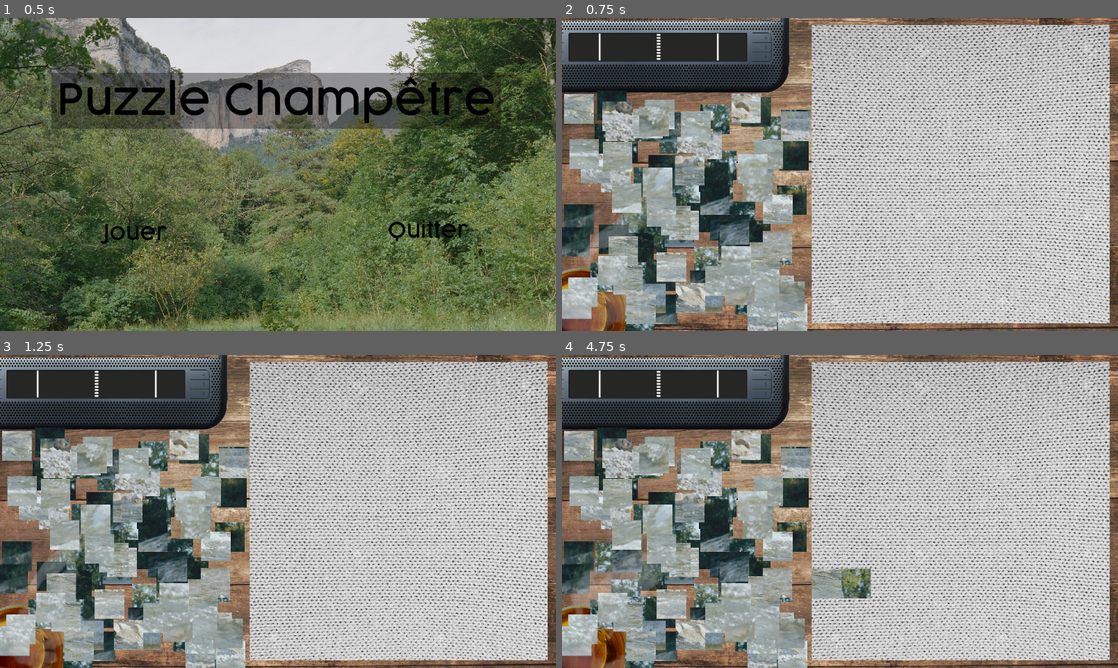
Above: before the commit, frames 1-4 (two rows, left to right).
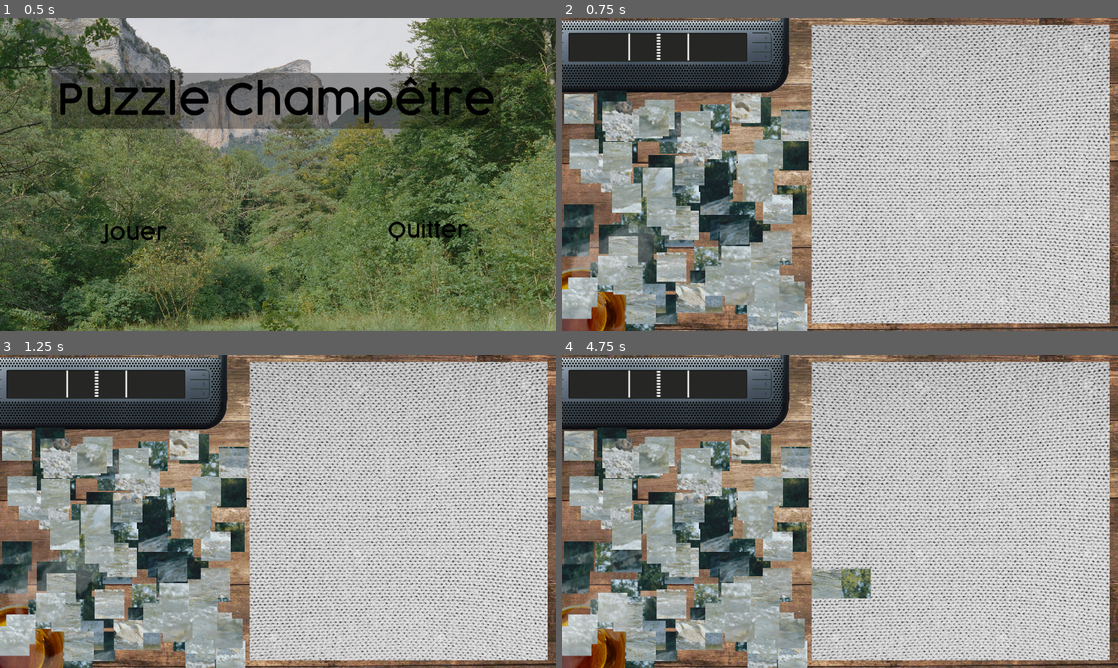
Above: after the commit, the same moments.

Repository: Ant0yne/rythmeNatureSatisfaction
Game: Godot game, scene res://Scenes/Menu.tscn
The game is run twice, just before and just after one commit, with the same random seed, the same clock (stepped at 60 frames per second) and the same inputs. The engine's default icon, where the game draws it, is replaced by a stand-in: a white triangle on a blue panel in a dark square. Sound files missing from this copy of the repository are replaced by a short silence.
Inputs (mouse positions are in pixels of both pictures, inside the frame that each line leads up to):
- Up to frame 1 (0.5 s): no input
- Up to frame 2 (0.75 s): click (695, 233) at 0.5 s
- Up to frame 3 (1.25 s): no input
- Up to frame 4 (4.75 s): drag from (673, 477) to (628, 558) at 1.27 s; drag from (628, 574) to (812, 574) at 2.02 s; move the mouse to (762, 589) at 2.77 s; click (762, 589) at 2.92 s; drag from (628, 574) to (845, 583) at 3.52 s; drag from (778, 467) to (612, 558) at 4.27 s

Frame 1 is identical in both runs. In frame 2, 2.0% of the frame differs, in the area x 0-29%, y 4-100%; in frame 3, 1.9%; in frame 4, 2.1%, in the area x 0-37%, y 4-100%.

Commit message:
detecte fin + début fix superposition bug

Diff:
--- a/Scenes/Piece.tscn
+++ b/Scenes/Piece.tscn
@@ -17,6 +17,8 @@
 
 [sub_resource type="RectangleShape2D" id=5]
 extents = Vector2( 34.1435, 3.10535 )
+
+[sub_resource type="RectangleShape2D" id=6]
 
 [node name="Piece" type="KinematicBody2D"]
 input_pickable = true
@@ -89,8 +91,24 @@
 texture = ExtResource( 2 )
 vframes = 10
 hframes = 10
+
+[node name="Superposition" type="Area2D" parent="."]
+collision_layer = 0
+collision_mask = 16
+
+[node name="CollisionShape2D" type="CollisionShape2D" parent="Superposition"]
+shape = SubResource( 6 )
+
+[node name="SuperpositionRecu" type="Area2D" parent="."]
+collision_layer = 16
+collision_mask = 0
+
+[node name="CollisionShape2D" type="CollisionShape2D" parent="SuperpositionRecu"]
+shape = SubResource( 6 )
 [connection signal="input_event" from="." to="." method="_on_KinematicBody2D_input_event"]
 [connection signal="area_entered" from="Haut" to="." method="_on_Haut_area_entered"]
 [connection signal="area_entered" from="Droite" to="." method="_on_Droite_area_entered"]
 [connection signal="area_entered" from="Gauche" to="." method="_on_Gauche_area_entered"]
 [connection signal="area_entered" from="Bas" to="." method="_on_Bas_area_entered"]
+[connection signal="area_entered" from="Superposition" to="." method="_on_Superposition_area_entered"]
+[connection signal="area_exited" from="Superposition" to="." method="_on_Superposition_area_exited"]
--- a/Scenes/Puzzle.tscn
+++ b/Scenes/Puzzle.tscn
@@ -76,7 +76,8 @@
 [ext_resource path="res://Assets Sonore/SD/Bruit Piece/Bruit Piece_5.wav" type="AudioStream" id=74]
 [ext_resource path="res://Assets Sonore/SD/Son Fond/Mer+Vent+CigalesV1.ogg" type="AudioStream" id=75]
 [ext_resource path="res://Assets Sonore/SD/Bruit Piece/Bruit Piece_2.wav" type="AudioStream" id=76]
-[ext_resource path="res://Scenes/Puzzle.gd" type="Script" id=77]
+[ext_resource path="res://Scrips/Puzzle.gd" type="Script" id=77]
+[ext_resource path="res://Scrips/Fumee.gd" type="Script" id=78]
 
 [sub_resource type="SpriteFrames" id=1]
 animations = [ {
@@ -117,13 +118,14 @@
 position = Vector2( 143.732, 627.116 )
 scale = Vector2( 0.714216, 0.714216 )
 frames = SubResource( 2 )
-frame = 33
+frame = 17
 playing = true
 flip_h = true
+script = ExtResource( 78 )
 
 [node name="Regle" type="Sprite" parent="."]
 visible = false
-position = Vector2( 1261, 702 )
+position = Vector2( 603.237, 44.2373 )
 scale = Vector2( 8.15375, 7.73378 )
 texture = ExtResource( 67 )
 vframes = 10
@@ -134,6 +136,7 @@
 position = Vector2( 222.2, 66.7968 )
 scale = Vector2( 1, 0.989417 )
 frames = SubResource( 3 )
+frame = 2
 playing = true
 
 [node name="RanSoundContainer" type="Node" parent="."]
--- a/Scrips/CreationPieces.gd
+++ b/Scrips/CreationPieces.gd
@@ -12,10 +12,12 @@
 var limite_zone_pop_x = int(540)
 var limite_zone_pop_y = int(700)
 
+var max_piece = 100
+
 func _ready():
 	_random_position()
 	frame_compteur.frame_compteur = 0
-	while self.get_child_count() < 100:
+	while self.get_child_count() < max_piece:
 		piece = Piece.instance()
 		piece.global_position = position_creation
 		add_child(piece)
--- /dev/null
+++ b/Scrips/Fumee.gd
@@ -0,0 +1,24 @@
+extends AnimatedSprite
+
+var compteur = int(0)
+var fumee_visible = bool(true)
+var max_alpha = 0.29
+var max_compteur = 600
+var min_compteur = 360
+
+func _ready():
+	fumee_visible = true
+	self.modulate.a = max_alpha
+
+func _process(delta):
+	compteur += 1
+	if compteur > rand_range(min_compteur, max_compteur) and fumee_visible == true :
+		self.modulate.a -= 0.001
+		if self.modulate.a <= 0:
+			compteur = 0
+			fumee_visible = false
+	if compteur > max_compteur and fumee_visible == false :
+		self.modulate.a += 0.001
+		if self.modulate.a >= max_alpha :
+			compteur = 0
+			fumee_visible = true
--- /dev/null
+++ b/Scrips/Listes.gd
@@ -0,0 +1,220 @@
+extends Node
+
+var premiere_position = Vector2(609,50)
+var nbre_bonne_position = int(0)
+var puzzle_fini = int(100)
+
+var liste_piece = [
+'Piece',
+'@Piece@2',
+'@Piece@3',
+'@Piece@4',
+'@Piece@5',
+'@Piece@6',
+'@Piece@7',
+'@Piece@8',
+'@Piece@9',
+'@Piece@10',
+'@Piece@11',
+'@Piece@12',
+'@Piece@13',
+'@Piece@14',
+'@Piece@15',
+'@Piece@16',
+'@Piece@17',
+'@Piece@18',
+'@Piece@19',
+'@Piece@20',
+'@Piece@21',
+'@Piece@22',
+'@Piece@23',
+'@Piece@24',
+'@Piece@25',
+'@Piece@26',
+'@Piece@27',
+'@Piece@28',
+'@Piece@29',
+'@Piece@30',
+'@Piece@31',
+'@Piece@32',
+'@Piece@33',
+'@Piece@34',
+'@Piece@35',
+'@Piece@36',
+'@Piece@37',
+'@Piece@38',
+'@Piece@39',
+'@Piece@40',
+'@Piece@41',
+'@Piece@42',
+'@Piece@43',
+'@Piece@44',
+'@Piece@45',
+'@Piece@46',
+'@Piece@47',
+'@Piece@48',
+'@Piece@49',
+'@Piece@50',
+'@Piece@51',
+'@Piece@52',
+'@Piece@53',
+'@Piece@54',
+'@Piece@55',
+'@Piece@56',
+'@Piece@57',
+'@Piece@58',
+'@Piece@59',
+'@Piece@60',
+'@Piece@61',
+'@Piece@62',
+'@Piece@63',
+'@Piece@64',
+'@Piece@65',
+'@Piece@66',
+'@Piece@67',
+'@Piece@68',
+'@Piece@69',
+'@Piece@70',
+'@Piece@71',
+'@Piece@72',
+'@Piece@73',
+'@Piece@74',
+'@Piece@75',
+'@Piece@76',
+'@Piece@77',
+'@Piece@78',
+'@Piece@79',
+'@Piece@80',
+'@Piece@81',
+'@Piece@82',
+'@Piece@83',
+'@Piece@84',
+'@Piece@85',
+'@Piece@86',
+'@Piece@87',
+'@Piece@88',
+'@Piece@89',
+'@Piece@90',
+'@Piece@91',
+'@Piece@92',
+'@Piece@93',
+'@Piece@94',
+'@Piece@95',
+'@Piece@96',
+'@Piece@97',
+'@Piece@98',
+'@Piece@99',
+'@Piece@100',
+]
+
+var liste_positons = [
+Vector2(609,50),
+Vector2(677,50),
+Vector2(745,50),
+Vector2(813,50),
+Vector2(881,50),
+Vector2(949,50),
+Vector2(1017,50),
+Vector2(1085,50),
+Vector2(1153,50),
+Vector2(1221,50),
+
+Vector2(609,118),
+Vector2(677,118),
+Vector2(745,118),
+Vector2(813,118),
+Vector2(881,118),
+Vector2(949,118),
+Vector2(1017,118),
+Vector2(1085,118),
+Vector2(1153,118),
+Vector2(1221,118),
+
+Vector2(609,186),
+Vector2(677,186),
+Vector2(745,186),
+Vector2(813,186),
+Vector2(881,186),
+Vector2(949,186),
+Vector2(1017,186),
+Vector2(1085,186),
+Vector2(1153,186),
+Vector2(1221,186),
+
+Vector2(609,254),
+Vector2(677,254),
+Vector2(745,254),
+Vector2(813,254),
+Vector2(881,254),
+Vector2(949,254),
+Vector2(1017,254),
+Vector2(1085,254),
+Vector2(1153,254),
+Vector2(1221,254),
+
+Vector2(609,322),
+Vector2(677,322),
+Vector2(745,322),
+Vector2(813,322),
+Vector2(881,322),
+Vector2(949,322),
+Vector2(1017,322),
+Vector2(1085,322),
+Vector2(1153,322),
+Vector2(1221,322),
+
+Vector2(609,390),
+Vector2(677,390),
+Vector2(745,390),
+Vector2(813,390),
+Vector2(881,390),
+Vector2(949,390),
+Vector2(1017,390),
+Vector2(1085,390),
+Vector2(1153,390),
+Vector2(1221,390),
+
+Vector2(609,458),
+Vector2(677,458),
+Vector2(745,458),
+Vector2(813,458),
+Vector2(881,458),
+Vector2(949,458),
+Vector2(1017,458),
+Vector2(1085,458),
+Vector2(1153,458),
+Vector2(1221,458),
+
+Vector2(609,526),
+Vector2(677,526),
+Vector2(745,526),
+Vector2(813,526),
+Vector2(881,526),
+Vector2(949,526),
+Vector2(1017,526),
+Vector2(1085,526),
+Vector2(1153,526),
+Vector2(1221,526),
+
+Vector2(609,594),
+Vector2(677,594),
+Vector2(745,594),
+Vector2(813,594),
+Vector2(881,594),
+Vector2(949,594),
+Vector2(1017,594),
+Vector2(1085,594),
+Vector2(1153,594),
+Vector2(1221,594),
+
+Vector2(609,662),
+Vector2(677,662),
+Vector2(745,662),
+Vector2(813,662),
+Vector2(881,662),
+Vector2(949,662),
+Vector2(1017,662),
+Vector2(1085,662),
+Vector2(1153,662),
+Vector2(1221,662),
+]
--- a/Scrips/Pieces.gd
+++ b/Scrips/Pieces.gd
@@ -6,16 +6,16 @@
 onready var area_2d_coll_droite = get_node("Droite/CollisionShape2D")
 onready var sprite = get_node("Sprite")
 onready var frame_compteur = FrameCompteur
+onready var listes = Listes
 
-var liste_piece = ["Piece", "Piece1", "Piece2", "Piece3", "Piece4", "Piece5", "Piece6", "Piece7", "Piece8", "Piece9", "Piece10", "Piece11", "Piece12"]
-var index_piece_bas = int(10)
-var index_piece_haut = int(10)
-var index_piece_droite = int(1)
-var index_piece_gauche = int(1)
-var piece_bas = bool(false)
-var piece_haut = bool(false)
-var piece_droite = bool(false)
-var piece_gauche = bool(false)
+#var index_piece_bas = int(10)
+#var index_piece_haut = int(10)
+#var index_piece_droite = int(1)
+#var index_piece_gauche = int(1)
+#var piece_bas = bool(false)
+#var piece_haut = bool(false)
+#var piece_droite = bool(false)
+#var piece_gauche = bool(false)
 
 var dragging = bool(false)
 var origine_espace_puzzle_x = int(575)
@@ -29,6 +29,8 @@
 var origine_zone_pop_y = int(200)
 var limite_zone_pop_x = int(540)
 var limite_zone_pop_y = int(700)
+var en_bonne_position = bool(false)
+var superposition
 
 signal dragsignal;
 
@@ -39,6 +41,7 @@
 	area_2d_coll_gauche.disabled = true
 	area_2d_coll_droite.disabled = true
 	sprite.frame = frame_compteur.frame_compteur
+	en_bonne_position = false
 
 func _process(delta):
 #	var enfant = get_node("B2")
@@ -54,93 +57,119 @@
 func _on_KinematicBody2D_input_event(viewport, event, shape_idx):
 	if event is InputEventMouseButton:
 		if event.button_index == BUTTON_LEFT and event.pressed :
-			area_2d_coll_haut.disabled = false
-			area_2d_coll_bas.disabled = false
-			area_2d_coll_gauche.disabled = false
-			area_2d_coll_droite.disabled = false
+#			area_2d_coll_haut.disabled = false
+#			area_2d_coll_bas.disabled = false
+#			area_2d_coll_gauche.disabled = false
+#			area_2d_coll_droite.disabled = false
 			emit_signal("dragsignal")
 		elif event.button_index == BUTTON_LEFT and !event.pressed:
+			if superposition == true :
+				self.position.x -= rayon_piece
 			if self.position.x >= origine_espace_puzzle_x and self.position.x <= limite_espace_puzzle_x and self.position.y >= origine_espace_puzzle_y and self.position.y <= limite_espace_puzzle_y:
-				if piece_bas == false:
+#				if piece_bas == false:
 					frame_compteur.son_piece_pose = true
 					emit_signal("dragsignal")
-					area_2d_coll_haut.disabled = true
-					area_2d_coll_bas.disabled = true
-					area_2d_coll_gauche.disabled = true
-					area_2d_coll_droite.disabled = true
+#					area_2d_coll_haut.disabled = true
+#					area_2d_coll_bas.disabled = true
+#					area_2d_coll_gauche.disabled = true
+#					area_2d_coll_droite.disabled = true
 					var position_x = (self.position.x - origine_espace_puzzle_x)/taille_piece
 					var position_x_tronque = int(position_x)
 					self.position.x = (position_x_tronque*taille_piece)+rayon_piece + origine_espace_puzzle_x
 					var position_y = (self.position.y - origine_espace_puzzle_y)/taille_piece
 					var position_y_tronque = int(position_y)
 					self.position.y = (position_y_tronque*taille_piece)+rayon_piece + origine_espace_puzzle_y
-				if piece_bas == true :
-					frame_compteur.son_piece_pose = true
-					emit_signal("dragsignal")
-					area_2d_coll_haut.disabled = true
-					area_2d_coll_bas.disabled = true
-					area_2d_coll_gauche.disabled = true
-					area_2d_coll_droite.disabled = true
-					self.position.x = position_piece_cible.x
-					self.position.y = position_piece_cible.y - 68
-					piece_bas = false
+					_check_position_finale()
+#				if piece_bas == true :
+#					frame_compteur.son_piece_pose = true
+#					emit_signal("dragsignal")
+#					area_2d_coll_haut.disabled = true
+#					area_2d_coll_bas.disabled = true
+#					area_2d_coll_gauche.disabled = true
+#					area_2d_coll_droite.disabled = true
+#					self.position.x = position_piece_cible.x
+#					self.position.y = position_piece_cible.y - 68
+#					piece_bas = false
 			elif self.position.x > limite_espace_puzzle_x or self.position.y > limite_espace_puzzle_y or self.position.y < origine_espace_puzzle_y:
 				emit_signal("dragsignal")
-				area_2d_coll_haut.disabled = true
-				area_2d_coll_bas.disabled = true
-				area_2d_coll_gauche.disabled = true
-				area_2d_coll_droite.disabled = true
+#				area_2d_coll_haut.disabled = true
+#				area_2d_coll_bas.disabled = true
+#				area_2d_coll_gauche.disabled = true
+#				area_2d_coll_droite.disabled = true
 				self.position = Vector2(rand_range(origine_zone_pop_x, limite_zone_pop_x), rand_range(origine_zone_pop_y, limite_zone_pop_y))
 			else :
-				if piece_bas == false:
-					area_2d_coll_haut.disabled = true
-					area_2d_coll_bas.disabled = true
-					area_2d_coll_gauche.disabled = true
-					area_2d_coll_droite.disabled = true
+#				if piece_bas == false:
+#					area_2d_coll_haut.disabled = true
+#					area_2d_coll_bas.disabled = true
+#					area_2d_coll_gauche.disabled = true
+#					area_2d_coll_droite.disabled = true
 					emit_signal("dragsignal")
-				if piece_bas == true :
-					area_2d_coll_haut.disabled = true
-					area_2d_coll_bas.disabled = true
-					area_2d_coll_gauche.disabled = true
-					area_2d_coll_droite.disabled = true
-					emit_signal("dragsignal")
-					self.position.x = position_piece_cible.x
-					self.position.y = position_piece_cible.y - 68
-					piece_bas = false
+#				if piece_bas == true :
+#					area_2d_coll_haut.disabled = true
+#					area_2d_coll_bas.disabled = true
+#					area_2d_coll_gauche.disabled = true
+#					area_2d_coll_droite.disabled = true
+#					emit_signal("dragsignal")
+#					self.position.x = position_piece_cible.x
+#					self.position.y = position_piece_cible.y - 68
+#					piece_bas = false
 
+func _check_position_finale() :
+	var self_index_liste = int(listes.liste_piece.find(self.get_name(),0))
+	var self_index_position = int(listes.liste_positons.find(self.position, 0))
+	print("index piece : ", self_index_liste)
+	print("index position piece : ", self_index_position)
+	if self_index_liste == self_index_position and en_bonne_position == false :
+		listes.nbre_bonne_position +=1
+		en_bonne_position = true
+		print("nombre piece bien place :", listes.nbre_bonne_position)
+		print(en_bonne_position)
+	if self_index_liste != self_index_position and en_bonne_position == true :
+		listes.nbre_bonne_position -=1
+		en_bonne_position = false
+		print("nombre piece bien place :", listes.nbre_bonne_position)
+		print(en_bonne_position)
 
-func _on_Droite_area_entered(body):
-	if body != self:
-		var self_index_liste = int(liste_piece.find(self.get_name(), 0))
-		var piece_index_liste = int(liste_piece.find(body.get_parent().get_name(), 0))
-#		print("moi : ", self_index_liste, "l'autre : ", piece_index_liste)
-		if piece_index_liste == (self_index_liste + index_piece_droite) :
-			print("Collage à droite")
+func _on_Superposition_area_entered(area):
+	if area != self:
+		superposition = true
 
+func _on_Superposition_area_exited(area):
+	if area != self :
+		superposition = false
 
-func _on_Haut_area_entered(body):
-	if body != self:
-		var self_index_liste = int(liste_piece.find(self.get_name(), 0))
-		var piece_index_liste = int(liste_piece.find(body.get_parent().get_name(), 0))
-#		print("moi : ", self_index_liste, "l'autre : ", piece_index_liste)
-		if piece_index_liste == (self_index_liste - index_piece_haut) :
-			print("Collage en haut")
-
-
-func _on_Gauche_area_entered(body):
-	if body != self:
-		var self_index_liste = int(liste_piece.find(self.get_name(), 0))
-		var piece_index_liste = int(liste_piece.find(body.get_parent().get_name(), 0))
-#		print("moi : ", self_index_liste, "l'autre : ", piece_index_liste)
-		if piece_index_liste == (self_index_liste - index_piece_gauche) :
-			print("Collage à gauche")
-
-func _on_Bas_area_entered(body):
-	if body != self:
-		var self_index_liste = int(liste_piece.find(self.get_name(), 0))
-		var piece_index_liste = int(liste_piece.find(body.get_parent().get_name(), 0))
-		position_piece_cible = body.get_parent().position
-#		print("moi : ", self_index_liste, "l'autre : ", piece_index_liste)
-		if piece_index_liste == (self_index_liste + index_piece_bas) :
-			print("Collage en bas")
-			piece_bas = true
+#func _on_Droite_area_entered(body):
+#	if body != self:
+#		var self_index_liste = int(liste_piece.find(self.get_name(), 0))
+#		var piece_index_liste = int(liste_piece.find(body.get_parent().get_name(), 0))
+##		print("moi : ", self_index_liste, "l'autre : ", piece_index_liste)
+#		if piece_index_liste == (self_index_liste + index_piece_droite) :
+#			print("Collage à droite")
+#
+#
+#func _on_Haut_area_entered(body):
+#	if body != self:
+#		var self_index_liste = int(liste_piece.find(self.get_name(), 0))
+#		var piece_index_liste = int(liste_piece.find(body.get_parent().get_name(), 0))
+##		print("moi : ", self_index_liste, "l'autre : ", piece_index_liste)
+#		if piece_index_liste == (self_index_liste - index_piece_haut) :
+#			print("Collage en haut")
+#
+#
+#func _on_Gauche_area_entered(body):
+#	if body != self:
+#		var self_index_liste = int(liste_piece.find(self.get_name(), 0))
+#		var piece_index_liste = int(liste_piece.find(body.get_parent().get_name(), 0))
+##		print("moi : ", self_index_liste, "l'autre : ", piece_index_liste)
+#		if piece_index_liste == (self_index_liste - index_piece_gauche) :
+#			print("Collage à gauche")
+#
+#func _on_Bas_area_entered(body):
+#	if body != self:
+#		var self_index_liste = int(liste_piece.find(self.get_name(), 0))
+#		var piece_index_liste = int(liste_piece.find(body.get_parent().get_name(), 0))
+#		position_piece_cible = body.get_parent().position
+##		print("moi : ", self_index_liste, "l'autre : ", piece_index_liste)
+#		if piece_index_liste == (self_index_liste + index_piece_bas) :
+#			print("Collage en bas")
+#			piece_bas = true
--- a/Scenes/Puzzle.gd
+++ b/Scrips/Puzzle.gd
@@ -2,8 +2,11 @@
 
 onready var ranSoundContainer = $RanSoundContainer
 onready var frame_compteur = FrameCompteur
+onready var listes = Listes
 
 func _process(delta):
 	if frame_compteur.son_piece_pose == true :
 		ranSoundContainer.play()
 		frame_compteur.son_piece_pose = false
+	if listes.nbre_bonne_position == listes.puzzle_fini :
+		get_tree().change_scene("res://Scenes/Menu.tscn")
--- a/project.godot
+++ b/project.godot
@@ -22,6 +22,7 @@
 [autoload]
 
 FrameCompteur="*res://Scrips/FrameCompteur.gd"
+Listes="*res://Scrips/Listes.gd"
 
 [display]
 
@@ -32,6 +33,11 @@
 
 enabled=PoolStringArray( "mixing-desk" )
 
+[layer_names]
+
+2d_render/layer_1="Haut"
+2d_physics/layer_1="Haut"
+
 [rendering]
 
 environment/default_environment="res://default_env.tres"
Not shown: 1 places in Scenes/Piece.tscn that only renumber resources
Not shown: 1 places in Scenes/Puzzle.tscn that only renumber resources
